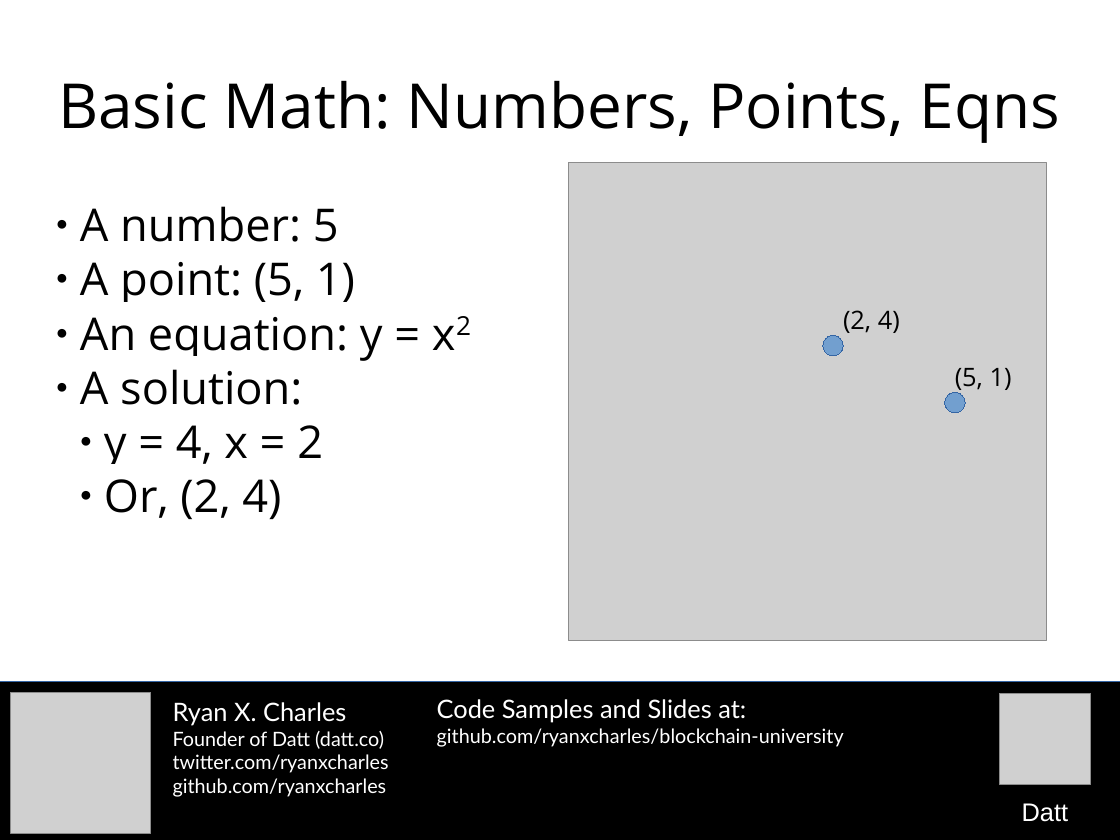
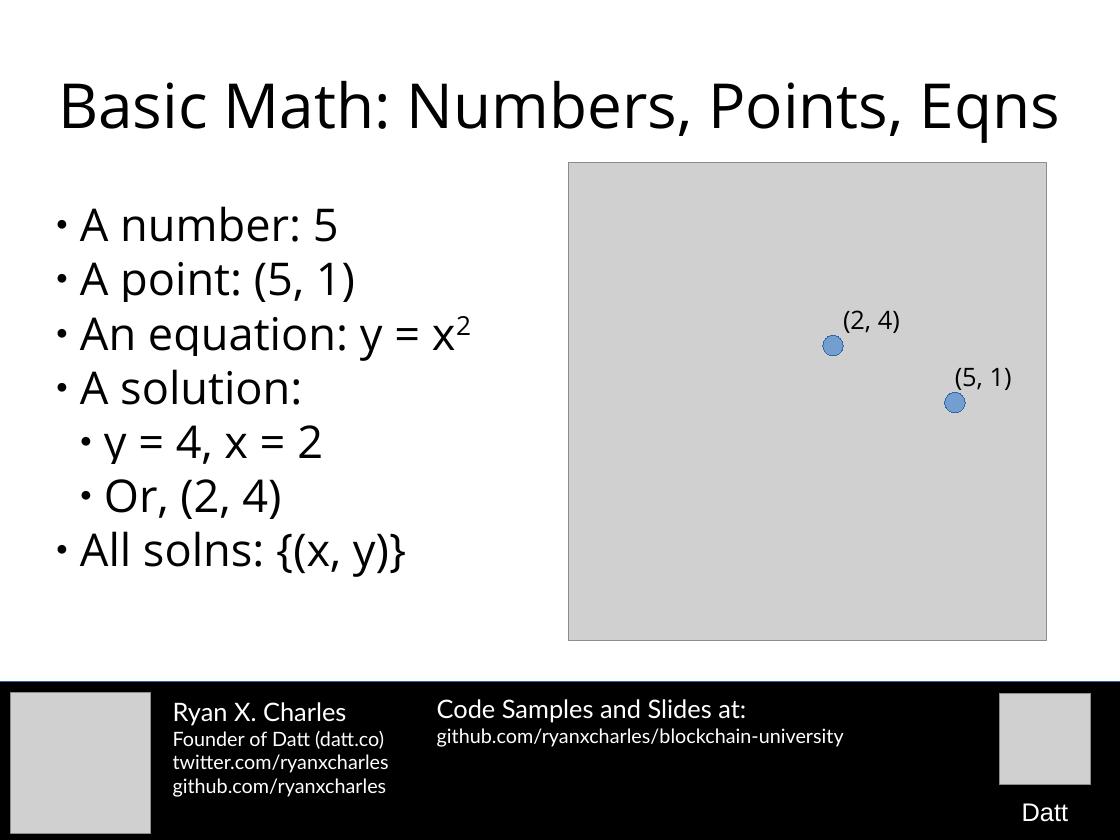
Before and after one commit to camelash/blockchain-university, a slide deck: slide 16 of slides/2015-10-26-bitcoin-cryptography.odp. Drawn at 1120x840 pixels with LibreOffice and Linux fonts; fonts in the diff are those of the drawing; grey boxes stand for pictures. Boxes give left, top, right and bottom in pixels: in the first picture for what was removed or moved away, otherwise in the second. Text is boxed around its words. In the diff, an @@ line names an element or a change of style, - is before the commit and + after.

```diff
--- a/slides/2015-10-26-bitcoin-cryptography.odp
+++ b/slides/2015-10-26-bitcoin-cryptography.odp
@@ subtitle at box(80, 531, 406, 577): paragraph added @@
+● All solns: {(x, y)}
```
Also in this commit, not shown: 1 other file.
